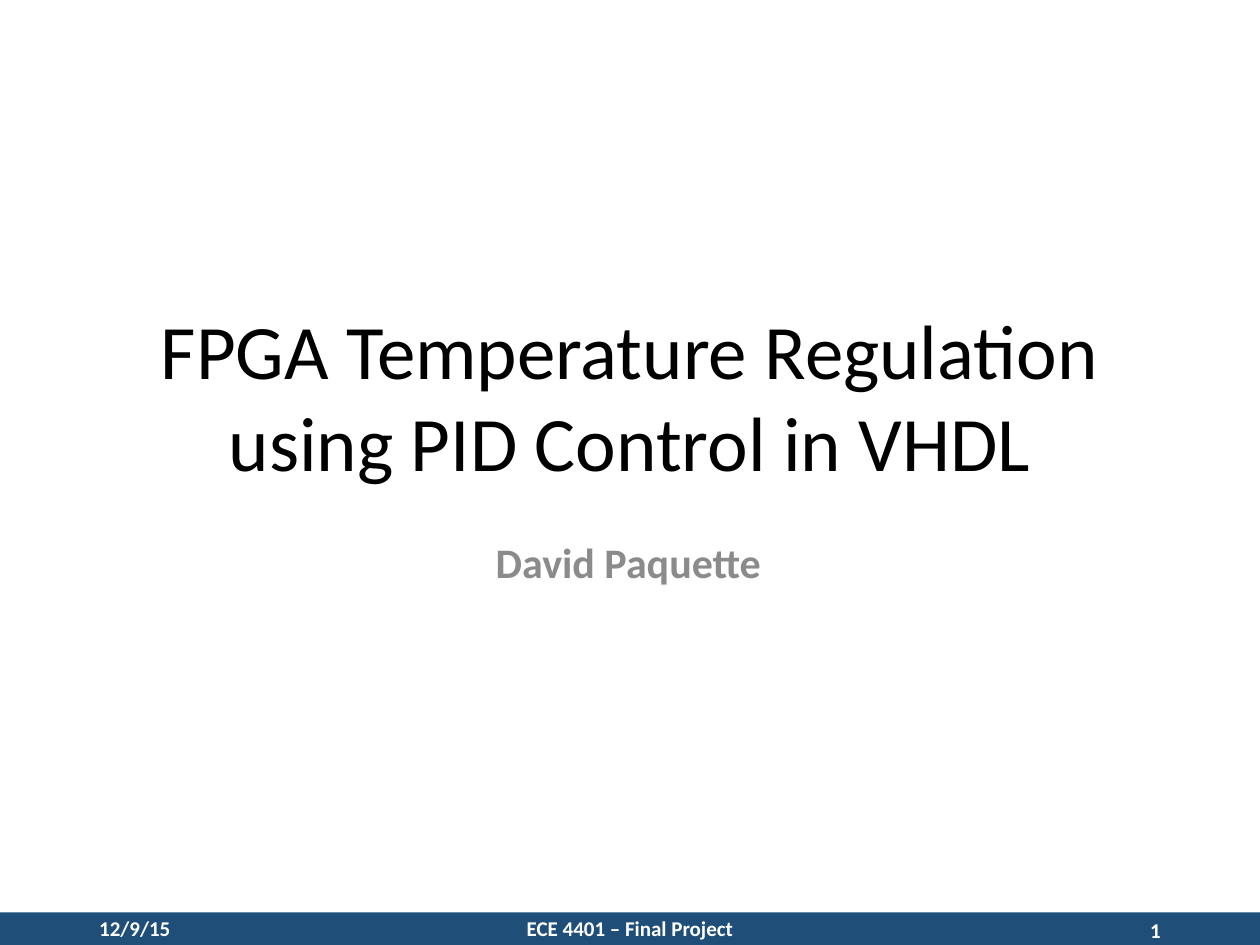
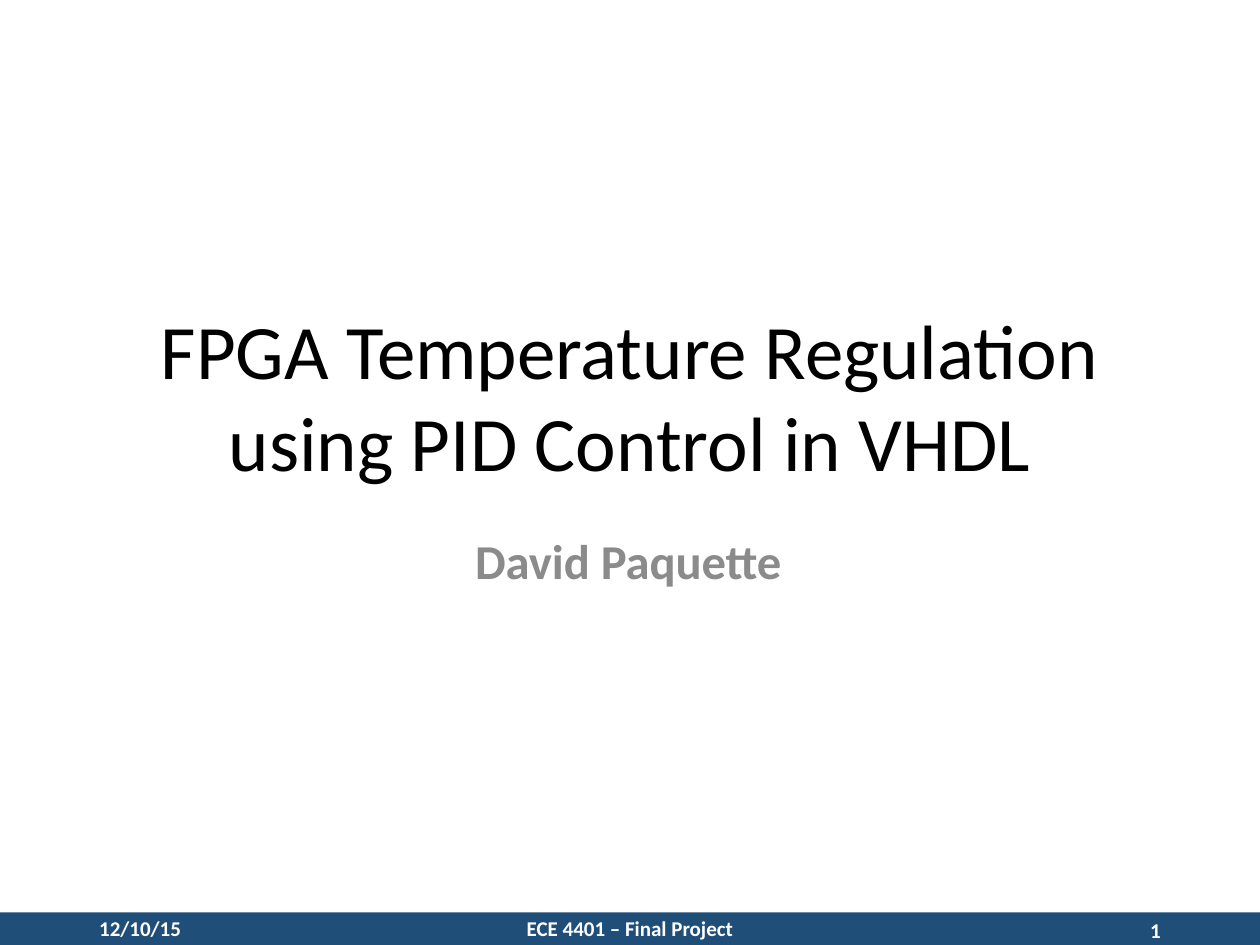
Before and after one commit to paquettedavid/FPGATemperaturePIDController, a slide deck: slide 1 of Documentation/DesignPresentation.pptx. Drawn at 1260x945 pixels with LibreOffice and Linux fonts; fonts in the diff are those of the drawing. Boxes give left, top, right and bottom in pixels: in the first picture for what was removed or moved away, otherwise in the second. Text is boxed around its words. In the diff, an @@ line names an element or a change of style, - is before the commit and + after.

```diff
--- a/Documentation/DesignPresentation.pptx
+++ b/Documentation/DesignPresentation.pptx
@@ text "David Paquette" at <box>475,545,782,587</box>: size 24.1 to 27.8 pt; line spacing 0.9 to 0.8 @@
@@ text at <box>99,921,181,937</box>: text changed @@
-12/9/15
+12/10/15
```
Also in this commit, not shown: 14 other slides changed, 4 other files.
